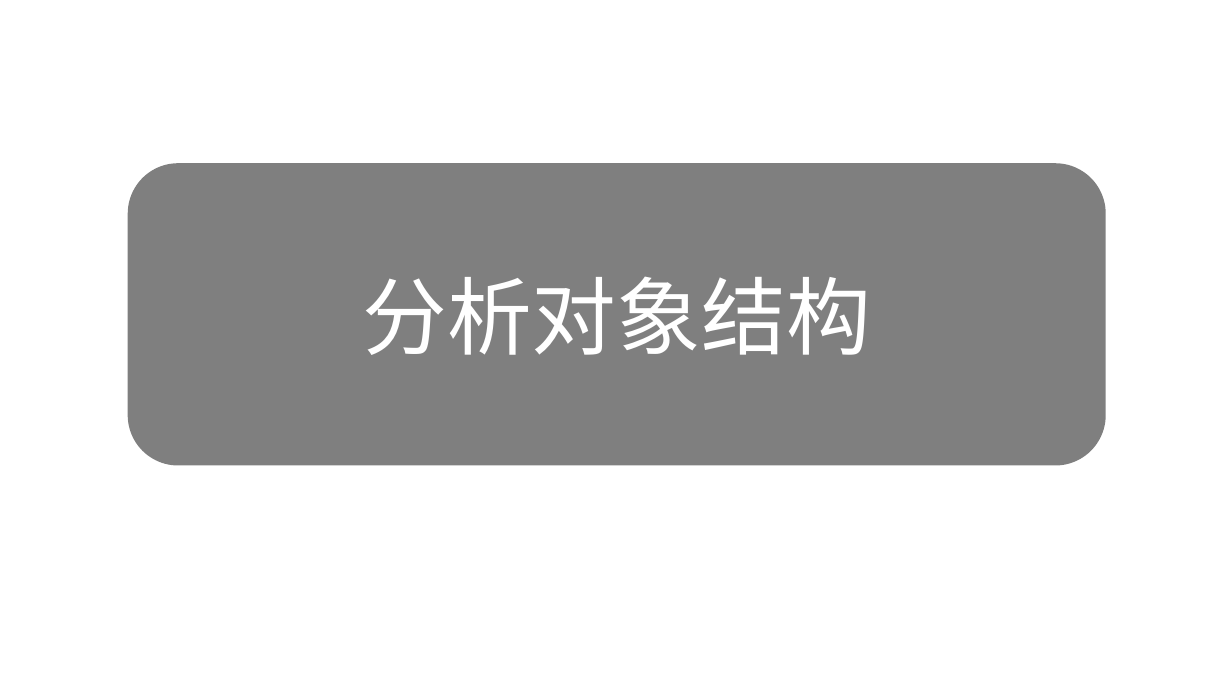
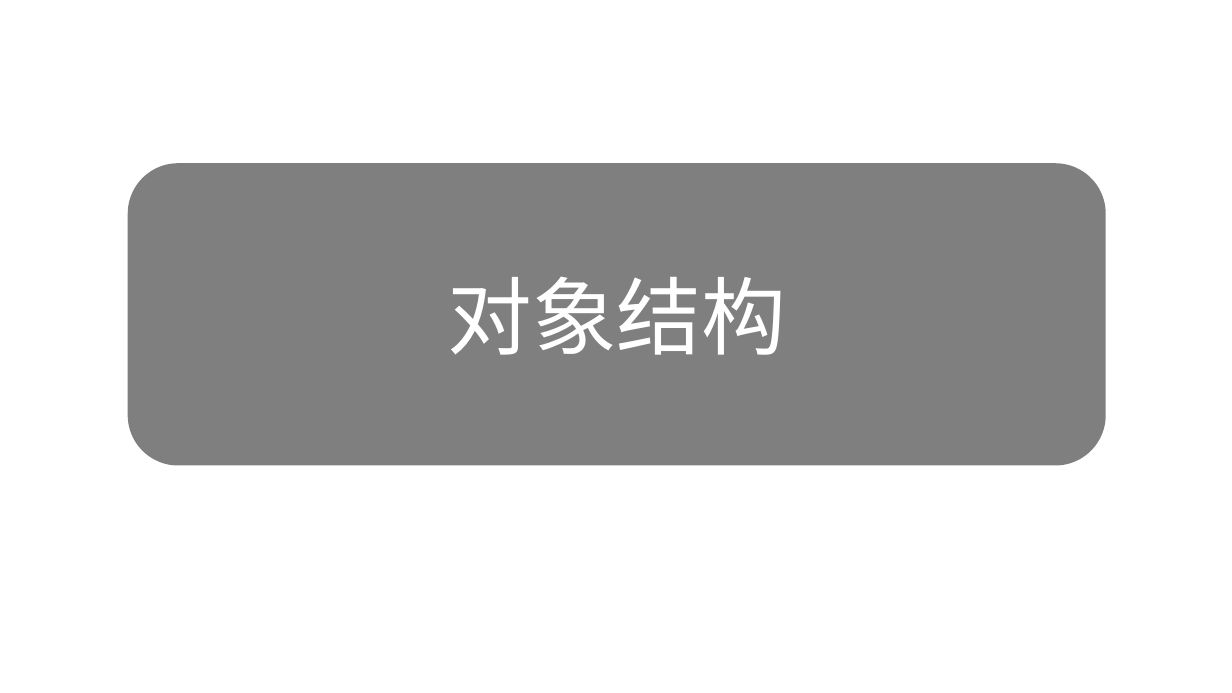
Before and after one commit to ZQF-ReVN/VN_Localization_Tutorials, a slide deck: slide 28 of Gal汉化分析/封包结构逆向/[Gal汉化分析] 封包逆向初步.pptx. Drawn at 1232x693 pixels with LibreOffice and Linux fonts; fonts in the diff are those of the drawing; background and template pictures are left out. Boxes give left, top, right and bottom in pixels: in the first picture for what was removed or moved away, otherwise in the second. Text is boxed around its words. In the diff, an @@ line names an element or a change of style, - is before the commit and + after.

```diff
--- a/Gal汉化分析/封包结构逆向/[Gal汉化分析] 封包逆向初步.pptx
+++ b/Gal汉化分析/封包结构逆向/[Gal汉化分析] 封包逆向初步.pptx
@@ text in rounded rectangle at [447,276,786,355]: text changed @@
-分析对象结构
+对象结构
```
Also in this commit, not shown: 9 other slides changed.
